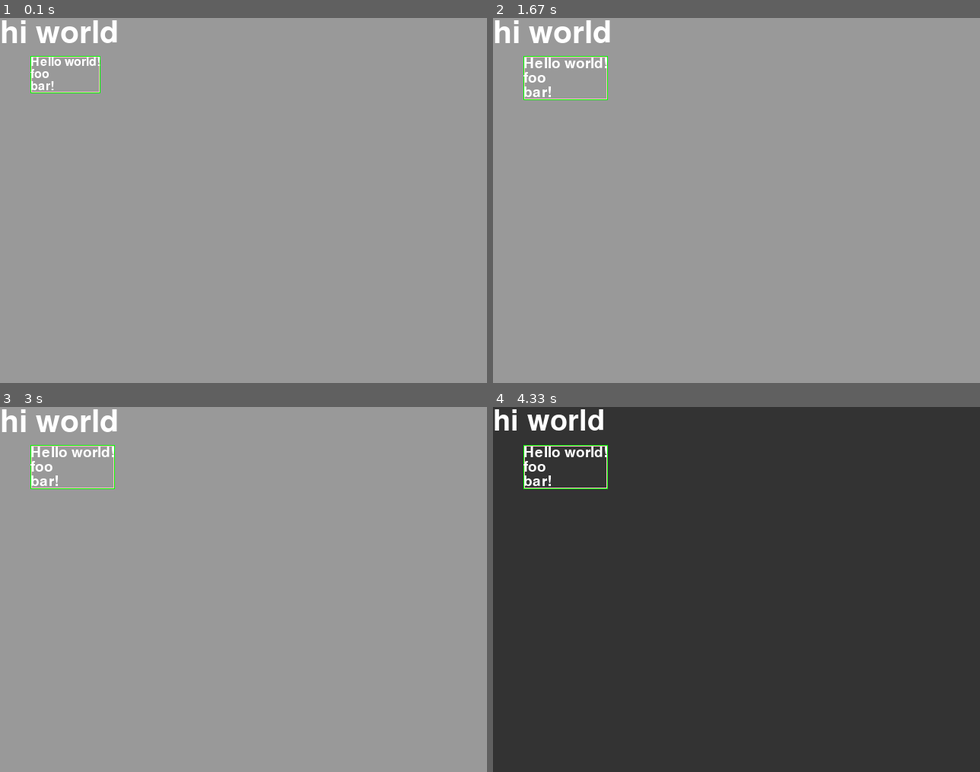
Above: before the commit, frames 1-4 (two rows, left to right).
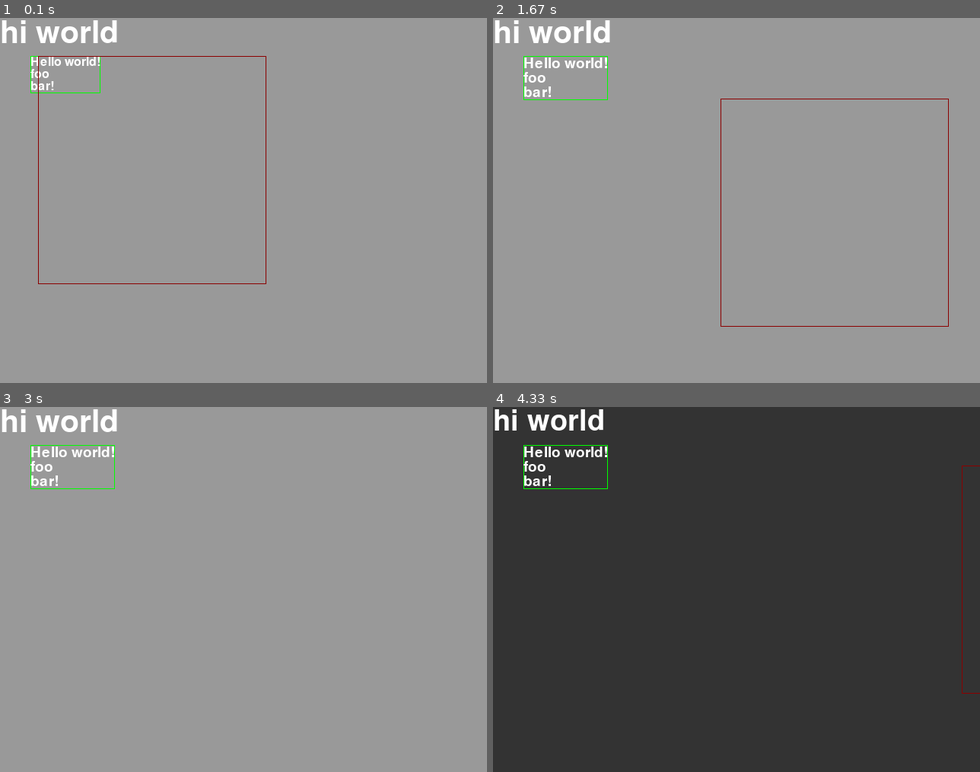
Above: after the commit, the same moments.

Repository: ninmonkey/pygame-demos
Game: pygame game, started from text/main.py
The game is run twice, just before and just after one commit, with the same random seed, the same clock (stepped at 60 frames per second) and the same inputs.
Inputs (mouse positions are in pixels of both pictures, inside the frame that each line leads up to):
- Up to frame 1 (0.1 s): no input
- Up to frame 2 (1.67 s): press the mouse at (619, 204) at 0.37 s; move the mouse to (702, 240) at 0.47 s; release the mouse at (785, 280) at 0.6 s; press the mouse at (619, 204) at 0.7 s; move the mouse to (595, 160) at 0.8 s; release the mouse at (570, 112) at 0.93 s; tap 4 at 1 s; press the mouse at (619, 204) at 1.37 s; move the mouse to (653, 229) at 1.47 s; release the mouse at (687, 258) at 1.6 s
- Up to frame 3 (3 s): press the mouse at (126, 593) at 1.7 s; move the mouse to (180, 615) at 1.8 s; release the mouse at (238, 640) at 1.93 s; press the mouse at (126, 593) at 2.03 s; move the mouse to (97, 545) at 2.13 s; release the mouse at (63, 501) at 2.27 s; press the mouse at (126, 593) at 2.37 s; move the mouse to (175, 655) at 2.47 s; release the mouse at (224, 717) at 2.6 s; press the mouse at (126, 593) at 2.7 s; move the mouse to (180, 531) at 2.8 s; release the mouse at (238, 472) at 2.93 s
- Up to frame 4 (4.33 s): tap Space at 3.5 s; tap 1 at 3.83 s; press the mouse at (619, 593) at 4.2 s; move the mouse to (600, 611) at 4.3 s

The runs differ from the first frame. In frame 1, 0.5% of the frame differs, in the area x 6-55%, y 10-73%; in frame 2, 0.5%, in the area x 6-94%, y 10-85%; in frame 3, 0.1%; in frame 4, 0.2%.

Commit message:
TextWrap() boundry on mousemovement

Diff:
--- a/text/main.py
+++ b/text/main.py
@@ -1,3 +1,4 @@
+from __future__ import print_function, division
 import pygame
 from pygame import *
 from textcache import TextLine, TextWall, TextWrap
@@ -24,7 +25,7 @@
         self.text_wall.parse_text("Hello world!\nfoo\nbar!")
         self.text_wall.offset.topleft = (40,50)
 
-        self.text_wrap = TextWrap(None, 36)
+        self.text_wrap = TextWrap(None, 36, Rect(50,50,300,300), "Hi world")
         self.text_wrap.parse_text(lorem)
 
     def loop(self):
@@ -47,7 +48,17 @@
             if event.type == pygame.QUIT: self.done = True
 
             elif event.type == MOUSEMOTION:
-                self.text_wrap.rect_wrap.topleft = event.pos
+                # resize TextWrap() boundry
+                buttons = pygame.mouse.get_pressed()
+                if buttons[0]:
+                    self.text_wrap.rect_wrap.left += event.rel[0]
+                    self.text_wrap.rect_wrap.top += event.rel[1]
+                elif buttons[2]:
+                    self.text_wrap.rect_wrap.width += event.rel[0]
+                    self.text_wrap.rect_wrap.height += event.rel[1]
+
+                print(self.text_wrap.rect_wrap)
+                print(event.pos)
 
             elif event.type == KEYDOWN:
                 if event.key == K_ESCAPE: self.done = True
--- a/text/textcache.py
+++ b/text/textcache.py
@@ -163,7 +163,6 @@
 
         # verify containment
         # print("zz full=", full)
-        if debug: pygame.draw.rect(self.screen, Color("pink"), full, 2)
         if debug: pygame.draw.rect(self.screen, Color("green"), self.rect, 1)
 
     def parse_text(self, text):
@@ -227,8 +226,14 @@
         self._aa = aa
 
 class TextWrap(object):
-    # probably will replace TextWall completely.
+    """Different than TextWall() in that this auto-wraps text to fit boundry.
+    If text is too large/long, it will be truncate.
+    """
     def __init__(self, font=None, size=16, rect_wrap=None, text="", color_fg=None):
+        """
+        propertie:
+            boundry: Rect() to force text to fit
+        """
         self.screen = pygame.display.get_surface()
         if rect_wrap is None:
             self.rect_wrap = self.screen.get_rect()
@@ -244,5 +249,4 @@
         pass
 
     def draw(self):
-        return
         if debug: pygame.draw.rect(self.screen, Color("darkred"), self.rect_wrap, 1)
Not shown, changed: text/todo.md
